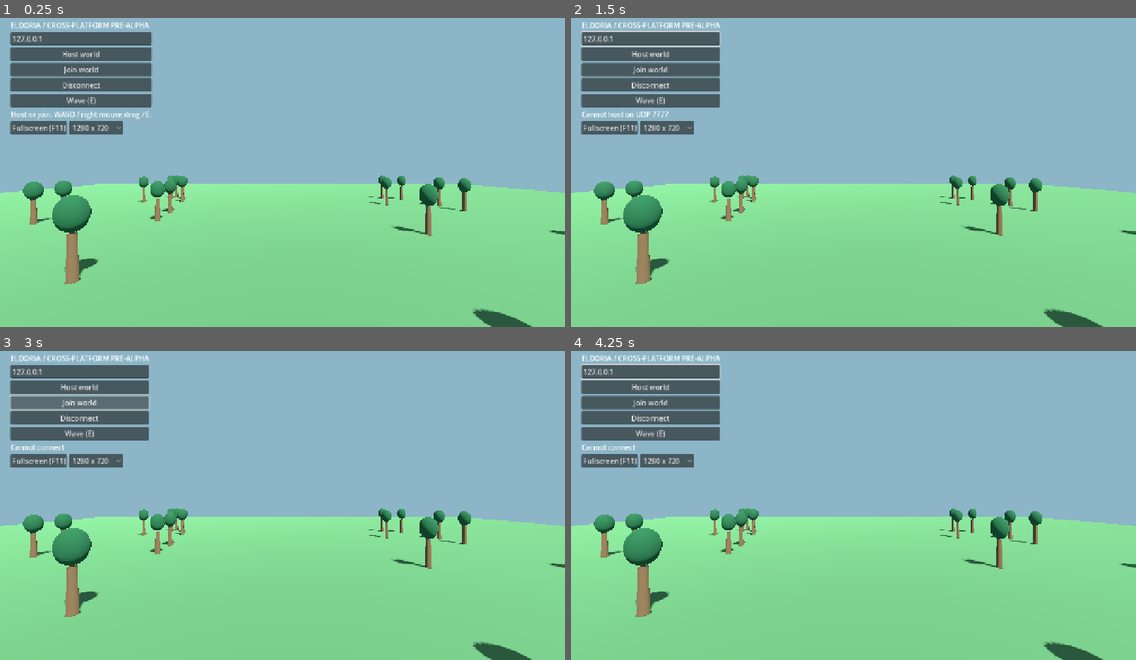
Above: before the commit, frames 1-4 (two rows, left to right).
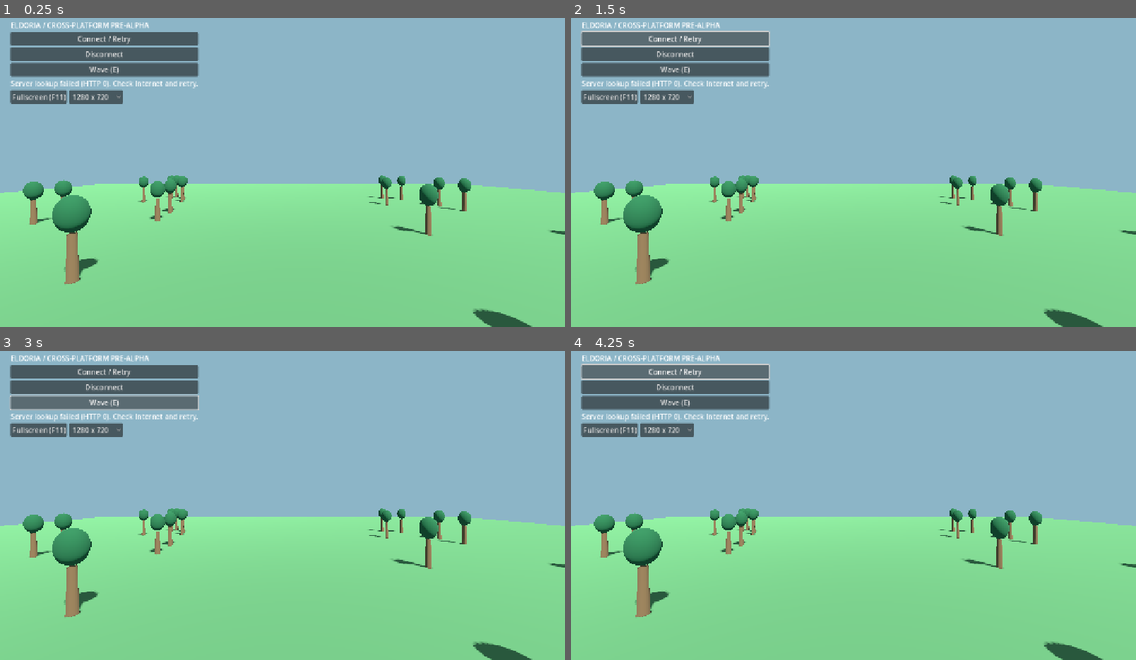
Above: after the commit, the same moments.

Repository: niko009/eldoria-game
Game: Godot game, scene res://Main.tscn
The game is run twice, just before and just after one commit, with the same random seed, the same clock (stepped at 60 frames per second) and the same inputs.
Inputs (mouse positions are in pixels of both pictures, inside the frame that each line leads up to):
- Up to frame 1 (0.25 s): no input
- Up to frame 2 (1.5 s): click (650, 55) at 0.5 s, where only the run before the commit has a clickable "Host world"; click (650, 39) at 1.25 s, where only the run after the commit has a clickable "Connect / Retry"
- Up to frame 3 (3 s): click (101, 372) at 2 s, where only the run after the commit has a clickable "Connect / Retry"; click (79, 403) at 2.75 s, where only the run before the commit has a clickable "Join world"
- Up to frame 4 (4.25 s): click (672, 372) at 3.5 s, where only the run after the commit has a clickable "Connect / Retry"

The runs differ from the first frame. In frame 1, 4.6% of the frame differs, in the area x 1-36%, y 4-38%; in frame 2, 4.8%; in frame 3, 4.5%; in frame 4, 4.7%.

Commit message:
feat: auto-discover Eldoria server from HTTPS config and reconnect

Diff:
--- a/client/main.gd
+++ b/client/main.gd
@@ -7,6 +7,8 @@
 const DISPLAY_SCRIPT := preload("res://display_settings.gd")
 const GRAPHICS_SCRIPT := preload("res://graphics_profile.gd")
 const MOVE_SPEED := 6.0
+const CLIENT_VERSION := "0.1.2"
+const SERVER_CONFIG_URL := "https://bacus.dev/projects/eldoria/server.json"
 
 var peer := ENetMultiplayerPeer.new()
 var players := {}
@@ -16,6 +18,11 @@
 var camera: Camera3D
 var info: Label
 var ip_input: LineEdit
+var config_request: HTTPRequest
+var discovered_host := ""
+var discovered_port := PORT
+var connect_mode := "lan"
+var config_ready := false
 var input_driver: Node
 var mobile_controls: Control
 var player_ui: CanvasLayer
@@ -37,6 +44,10 @@
     add_child(input_driver)
     if not is_dedicated:
         _ui()
+        # Exported Windows/Android builds discover the server automatically.
+        # SceneTree test harnesses supply CLI user args and trigger discovery explicitly.
+        if OS.get_cmdline_user_args().is_empty():
+            _fetch_server_config()
     else:
         # A separate headless Godot process can host the exact same world.
         _host()
@@ -86,6 +97,10 @@
     add_child(camera)
 
 func _ui() -> void:
+    config_request = HTTPRequest.new()
+    config_request.timeout = 8.0
+    add_child(config_request)
+    config_request.request_completed.connect(_on_config_received)
     player_ui = CanvasLayer.new()
     add_child(player_ui)
     var panel := VBoxContainer.new()
@@ -95,19 +110,16 @@
     var title := Label.new()
     title.text = "ELDORIA / CROSS-PLATFORM PRE-ALPHA"
     panel.add_child(title)
+    # Hidden compatibility entry retained for legacy E2E and developer use.
+    # Exported players never have to type a server address.
     ip_input = LineEdit.new()
     ip_input.text = "127.0.0.1"
-    ip_input.placeholder_text = "Server IPv4 address"
-    ip_input.custom_minimum_size.x = 240
+    ip_input.visible = false
     panel.add_child(ip_input)
-    var host := Button.new()
-    host.text = "Host world"
-    host.pressed.connect(_host)
-    panel.add_child(host)
-    var join := Button.new()
-    join.text = "Join world"
-    join.pressed.connect(_join)
-    panel.add_child(join)
+    var connect_button := Button.new()
+    connect_button.text = "Connect / Retry"
+    connect_button.pressed.connect(_fetch_server_config)
+    panel.add_child(connect_button)
     var disconnect := Button.new()
     disconnect.text = "Disconnect"
     disconnect.pressed.connect(_disconnect)
@@ -117,7 +129,7 @@
     emote.pressed.connect(_interact)
     panel.add_child(emote)
     info = Label.new()
-    info.text = "Host or join. WASD / right mouse drag / E."
+    info.text = "Looking up Eldoria server... (LAN/Wi-Fi)"
     panel.add_child(info)
 
     if OS.get_name() != "Android":
@@ -195,15 +207,75 @@
     _status("Hosting UDP 7777, ID %s" % own_id)
 
 func _join() -> void:
+    # Legacy direct entry only for tests and developer tooling.
+    _join_server(ip_input.text.strip_edges(), PORT)
+
+func _join_server(host: String, udp_port: int) -> void:
     if is_dedicated:
         return
     _clear_session()
     peer = ENetMultiplayerPeer.new()
-    if peer.create_client(ip_input.text.strip_edges(), PORT) != OK:
-        _status("Cannot connect")
+    if peer.create_client(host, udp_port) != OK:
+        _status("Cannot connect to %s:%d" % [host, udp_port])
         return
     multiplayer.multiplayer_peer = peer
-    _status("Connecting...")
+    _status("Connecting to Eldoria server %s:%d (%s)..." % [host, udp_port, connect_mode])
+
+func _fetch_server_config() -> void:
+    if is_dedicated or config_request == null:
+        return
+    config_ready = false
+    var endpoint := SERVER_CONFIG_URL
+    var test_endpoint := OS.get_environment("ELDORIA_CONFIG_URL")
+    if not test_endpoint.is_empty():
+        endpoint = test_endpoint
+    config_request.cancel_request()
+    _status("Finding Eldoria server...")
+    var result := config_request.request(endpoint, ["Cache-Control: no-cache"])
+    if result != OK:
+        _status("Cannot fetch Eldoria server configuration (error %d). Retry." % result)
+
+func _on_config_received(result: int, response_code: int, _headers: PackedStringArray, body: PackedByteArray) -> void:
+    if result != HTTPRequest.RESULT_SUCCESS or response_code != 200 or body.size() > 4096:
+        _status("Server lookup failed (HTTP %d). Check Internet and retry." % response_code)
+        return
+    var json := JSON.new()
+    if json.parse(body.get_string_from_utf8()) != OK or not json.data is Dictionary:
+        _status("Invalid server configuration. Retry.")
+        return
+    var data: Dictionary = json.data
+    var address := String(data.get("host", ""))
+    var port_value := int(data.get("port", 0))
+    var protocol := String(data.get("protocol", ""))
+    var status := String(data.get("status", ""))
+    if int(data.get("schema", -1)) != 1 or protocol != "godot-enet" or port_value < 1 or port_value > 65535:
+        _status("Unsupported Eldoria server configuration.")
+        return
+    if address.is_empty() or address.length() > 253 or address.contains("/") or address.contains(":") or address.contains(" "):
+        _status("Invalid server address in configuration.")
+        return
+    if not address.is_valid_ip_address() and not _is_valid_host_name(address):
+        _status("Invalid server hostname in configuration.")
+        return
+    if String(data.get("client_version", "")) != CLIENT_VERSION:
+        _status("Please update Eldoria client to v%s." % String(data.get("client_version", "?")))
+        return
+    if status != "lan" and status != "public":
+        _status("Eldoria server is unavailable. Retry later.")
+        return
+    discovered_host = address
+    discovered_port = port_value
+    connect_mode = status
+    config_ready = true
+    print("ELDORIA CONFIG READY %s:%d (%s)" % [address, port_value, status])
+    _join_server(address, port_value)
+
+func _is_valid_host_name(value: String) -> bool:
+    # No URL syntax, injection or arbitrary text; only hostname tokens.
+    for c in value:
+        if not "abcdefghijklmnopqrstuvwxyzABCDEFGHIJKLMNOPQRSTUVWXYZ0123456789.-".contains(c):
+            return false
+    return not value.begins_with(".") and not value.ends_with(".")
 
 func _connected() -> void:
     own_id = multiplayer.get_unique_id()
@@ -247,7 +319,7 @@
 
 func _connection_failed() -> void:
     _clear_session()
-    _status("Connection failed")
+    _status("Cannot reach Eldoria game server. On LAN, use the same Wi-Fi. Retry.")
 
 func _server_disconnected() -> void:
     _clear_session()
--- /dev/null
+++ b/client/tests/discovery_e2e.gd
@@ -0,0 +1,128 @@
+extends SceneTree
+
+# Regression E2E: two independent clients pull the same endpoint via HTTP,
+# connect to the same headless Godot ENet server, then rejoin without an IP entry.
+const SCENE := preload("res://Main.tscn")
+var game: Node3D
+
+func _initialize() -> void:
+    call_deferred("_run")
+
+func _run() -> void:
+    var role := "A" if OS.get_cmdline_user_args().has("--a") else "B"
+    game = SCENE.instantiate()
+    root.add_child(game)
+    await process_frame
+    if game.config_ready or not game.discovered_host.is_empty():
+        _fail("endpoint must not be prepopulated")
+        return
+    game._fetch_server_config()
+    if not await _await_discovery(280):
+        _fail("HTTP server config not loaded " + role)
+        return
+    if game.discovered_host != "127.0.0.1" or game.discovered_port != 7777:
+        _fail("unexpected endpoint %s:%s" % [game.discovered_host, game.discovered_port])
+        return
+    if not await _await_players(2, 420):
+        _fail("two-client connection after discovery failed " + role)
+        return
+    print("DISCOVERY CONNECT PASS %s %s:%d" % [role, game.discovered_host, game.discovered_port])
+    var mine: int = game.own_id
+    var other: int = _other_id(mine)
+    var start: Vector3 = game.players[mine].position
+    var other_start: Vector3 = game.players[other].position
+    if role == "A":
+        Input.action_press("move_right")
+    else:
+        game.input_driver.press_direction(Vector2(-1, 0))
+    for n in range(100):
+        await process_frame
+    if role == "A":
+        Input.action_release("move_right")
+    else:
+        game.input_driver.release_direction(Vector2(-1, 0))
+    for n in range(65):
+        await process_frame
+    if game.players[mine].position.distance_to(start) < 1.0:
+        _fail(role + " did not move")
+        return
+    if game.players[other].position.distance_to(other_start) < 1.0:
+        _fail(role + " did not replicate remote movement")
+        return
+    print("DISCOVERY MOVEMENT PASS " + role)
+    game._interact()
+    if not await _await_emotes(2, 260):
+        _fail(role + " missing Wave action")
+        return
+    print("DISCOVERY WAVE PASS " + role)
+    if role == "B":
+        game._disconnect()
+        for n in range(30):
+            await process_frame
+        game._fetch_server_config()
+        if not await _await_players(2, 440):
+            _fail(role + " cannot rediscover and reconnect")
+            return
+        if not game.config_ready:
+            _fail("reconnect config not loaded")
+            return
+        game._interact()
+        for n in range(110):
+            await process_frame
+        print("DISCOVERY REDISCOVERY PASS B")
+        game._disconnect()
+        quit(0)
+    else:
+        if not await _await_players(1, 250):
+            _fail("missed B disconnect")
+            return
+        if not await _await_players(2, 400):
+            _fail("missed B rediscovery")
+            return
+        other = _other_id(mine)
+        if not await _await_actor_emote(other, 1, 180):
+            _fail("missed Wave after rejoin")
+            return
+        if not await _await_players(1, 300):
+            _fail("missed final disconnect")
+            return
+        print("DISCOVERY RECONNECT PASS A")
+        quit(0)
+
+func _await_discovery(frames: int) -> bool:
+    for i in range(frames):
+        if game.config_ready:
+            return true
+        await process_frame
+    return false
+
+func _await_players(count: int, frames: int) -> bool:
+    for i in range(frames):
+        if game.players.size() == count:
+            return true
+        await process_frame
+    return false
+
+func _await_emotes(count: int, frames: int) -> bool:
+    for i in range(frames):
+        if game.emote_counts.size() == count and game.emote_counts.values().min() >= 1:
+            return true
+        await process_frame
+    return false
+
+func _await_actor_emote(id: int, count: int, frames: int) -> bool:
+    for i in range(frames):
+        if int(game.emote_counts.get(id, 0)) >= count:
+            return true
+        await process_frame
+    return false
+
+func _other_id(mine: int) -> int:
+    for id in game.players.keys():
+        if id != mine:
+            return id
+    return -1
+
+func _fail(message: String) -> void:
+    printerr("DISCOVERY FAIL: " + message)
+    quit(1)
--- /dev/null
+++ b/client/tests/live_config_smoke.gd
@@ -0,0 +1,23 @@
+extends SceneTree
+
+# Use against an already running test host with live bacus.dev server.json.
+const SCENE := preload("res://Main.tscn")
+var game: Node3D
+
+func _initialize() -> void:
+    call_deferred("_run")
+
+func _run() -> void:
+    game = SCENE.instantiate()
+    root.add_child(game)
+    await process_frame
+    game._fetch_server_config()
+    for i in range(700):
+        if game.config_ready and game.own_id != 0 and game.players.has(game.own_id):
+            print("LIVE CONFIG + ENET JOIN PASS")
+            game._disconnect()
+            quit(0)
+            return
+        await process_frame
+    printerr("LIVE CONFIG SMOKE FAIL: config=%s host=%s id=%d info=%s" % [game.config_ready, game.discovered_host, game.own_id, game.info.text])
+    quit(1)
Not shown, changed: client/export_presets.cfg
Not shown, added: client/tests/discovery_e2e.gd.uid
Not shown, added: docs/TASK-004_SERVER_DISCOVERY.md
Not shown, changed: tests/build_android_debug.sh
Not shown, changed: tests/build_windows.sh
Not shown, added: tests/run_discovery_e2e.sh
